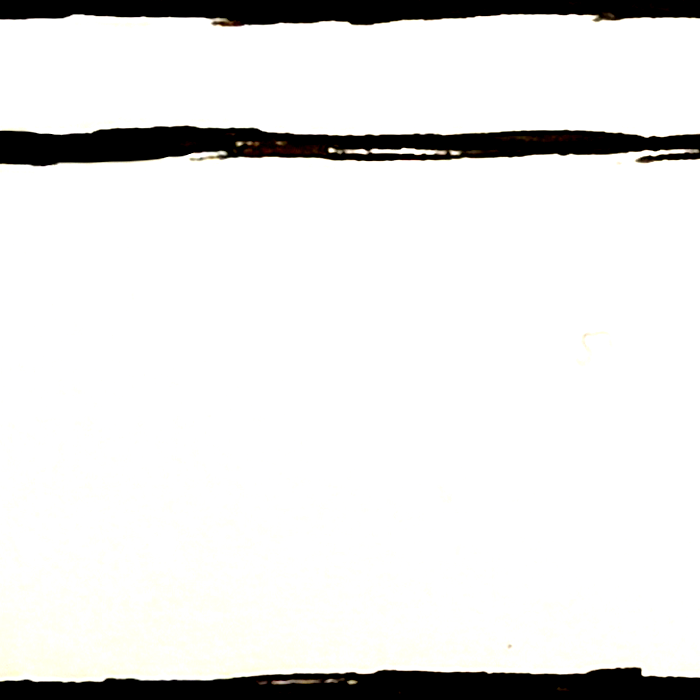
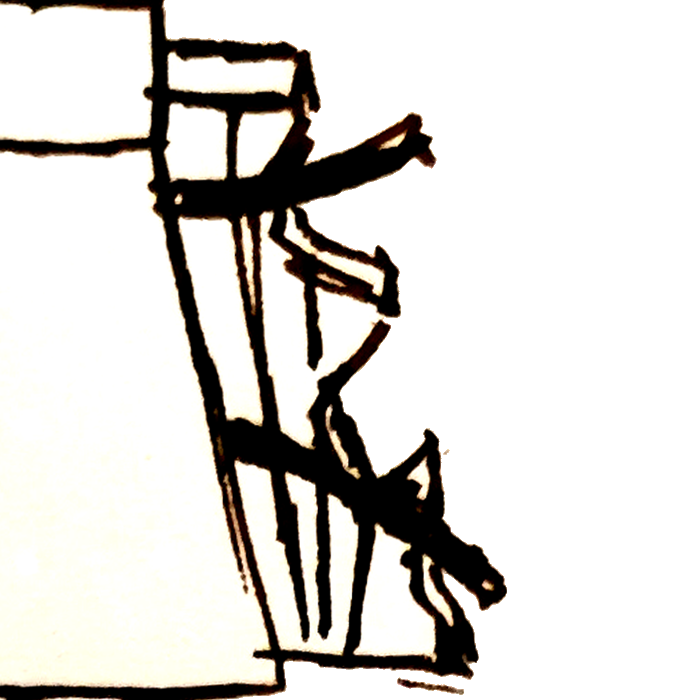
Comparing the layer stacks of the two w=700, h=700 images. Changes:
hid "Hor" over [left=0, top=0, right=700, bottom=700]
added layer "Layer 2" above "HorDoorOpen" over [left=0, top=0, right=507, bottom=700]
hid "HorDoorOpen" over [left=0, top=0, right=700, bottom=700]
hid "HorDoor" over [left=0, top=0, right=700, bottom=700]
